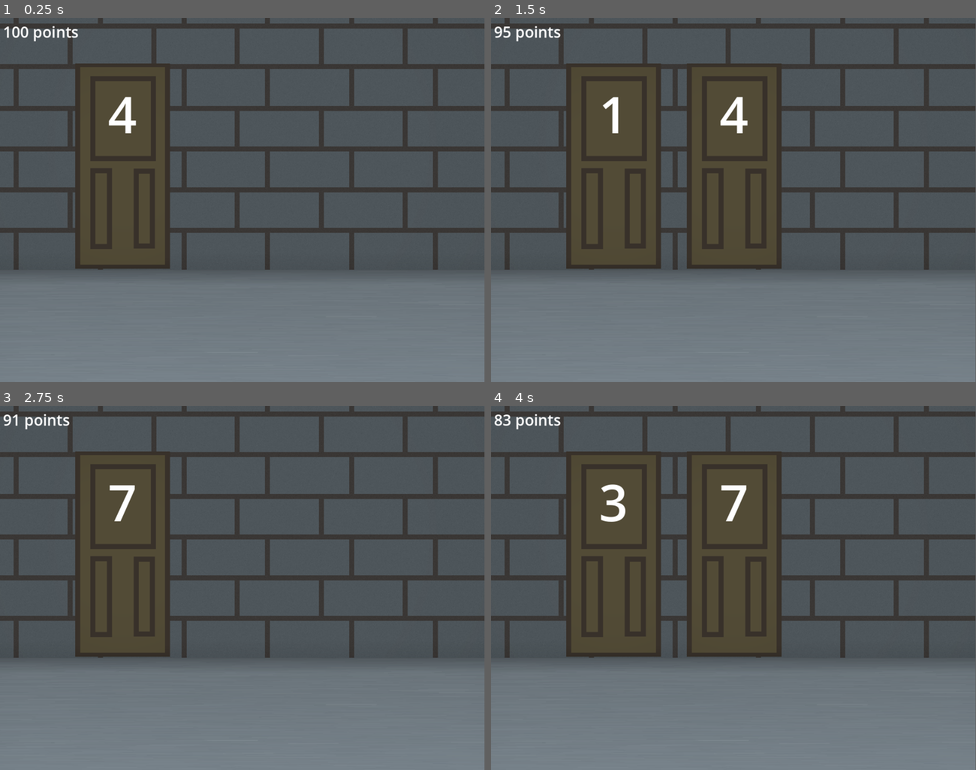
Above: before the commit, frames 1-4 (two rows, left to right).
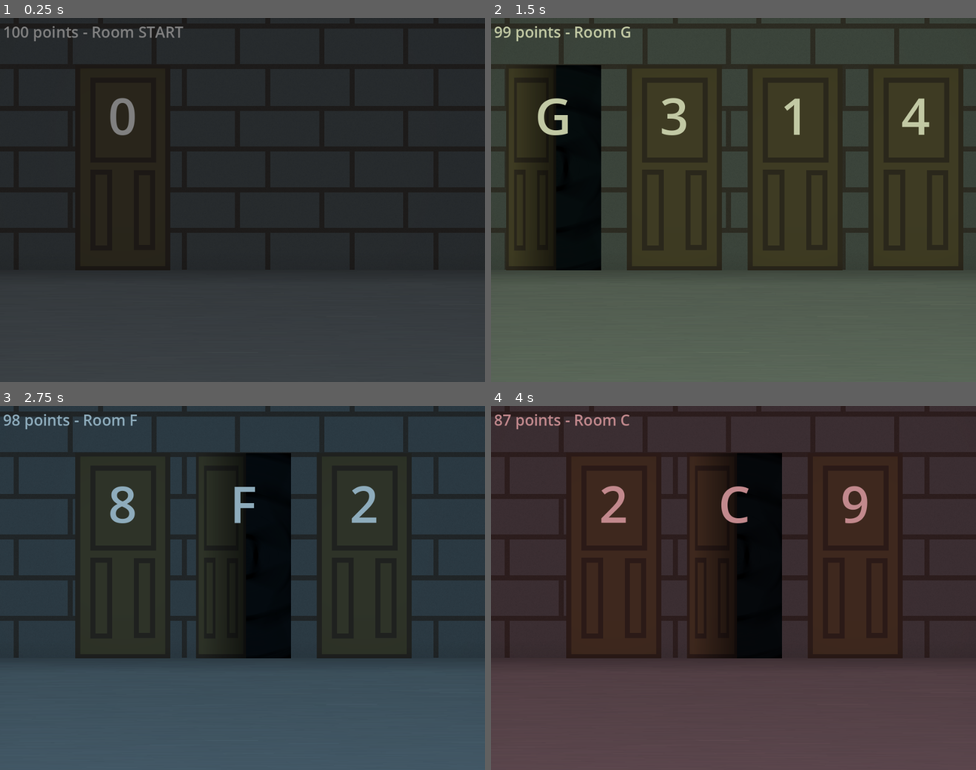
Above: after the commit, the same moments.

Repository: DasParijat/Das-GameJamSpring2025
Game: Godot game, scene res://Game Scenes/game.tscn
The game is run twice, just before and just after one commit, with the same random seed, the same clock (stepped at 60 frames per second) and the same inputs.
Inputs:
- Up to frame 1 (0.25 s): no input
- Up to frame 2 (1.5 s): click "efef" at 0.5 s; click "efef" at 1.25 s
- Up to frame 3 (2.75 s): click "efef" at 2 s
- Up to frame 4 (4 s): click "efef" at 2.75 s; click "efef" at 3.5 s
In our replay, the window is 799x600 before the commit and 800x600 after it. These sizes can differ from the game's own. Grey fills any space a smaller window leaves; there, only what the larger window draws over its background counts as a difference.

The runs differ from the first frame. In frame 1, 99% of the frame differs, in the area x 0-100%, y 0-100%; in frame 2, 79%; in frame 3, 97%; in frame 4, 94%.

Commit message:
Fixing up how room travel works

Diff:
--- a/Classes/room.gd
+++ b/Classes/room.gd
@@ -3,10 +3,10 @@
 
 # {letter = A, orb_found : bool = false, mod_color = Color()}
 var letter_id : String = "START" # START is starting room in game, like the menu
-var mod_color : Color = Color(0, 0, 0)
+var mod_color : Color
 var orb_found : bool = false
 
 func _init(_id : String, _mod_color : Color) -> void:
 	letter_id = _id
-	mod_color = mod_color
+	mod_color = _mod_color
 	orb_found = false
--- a/Game Scenes/door.gd
+++ b/Game Scenes/door.gd
@@ -14,7 +14,7 @@
 		cost.text = str(door.cost)
 	else:
 		texture.texture = preload("uid://7gfggwe3vnl2")
-		cost.text = ""
+		cost.text = door.room2.letter_id
 
 func _on_pressed() -> void:
 	if door.is_locked:
@@ -22,10 +22,8 @@
 			door.is_locked = false
 			GRH.points -= door.cost
 			texture.texture = preload("uid://7gfggwe3vnl2")
-			cost.text = ""
+			cost.text = door.room2.letter_id
 		else:
 			return
+
 	GRH.emit_signal("door_entered", door)
-
-func _on_door_entered() -> void:
-	button.disabled = true
--- a/Game Scenes/game.gd
+++ b/Game Scenes/game.gd
@@ -9,8 +9,10 @@
 var cur_room : Room
 var points : int
 
-var rooms_array : Array[Room] = [Room.new("START", Color(0,0,0))] # starting room
+var rooms_array : Array[Room] = [Room.new("START", Color(0.5,0.5,0.5))] # starting room
 var doors_array : Array[Door]
+
+var room_transition : bool = false
 
 var alphabet : Array[String] = [
 	"A", "B", "C", "D", "E", "F", "G", "H", "I", "J", "K", "L", "M",
@@ -37,9 +39,9 @@
 	for i in range(num_of_rooms):
 		rooms_array.append(
 			Room.new(alphabet[i],
-					Color(randi_range(0.2,0.6)
-						,randi_range(0.2,0.6)
-						,randi_range(0.2,0.6)))
+					Color(randf_range(0.5,0.8)
+						,randf_range(0.5,0.8)
+						,randf_range(0.5,0.8)))
 			)
 		#print("added room: ", rooms_array[i + 1].letter_id)
 
@@ -48,6 +50,7 @@
 	# Starting door
 	# NOTE - no other room should connect to starting door besides A
 	doors_array = [Door.new(rooms_array[0], rooms_array[1])] # starting door
+	doors_array[0].cost = 0 # make sure start door is free
 	#Door.new(rooms_array[0], rooms_array[1]).print_door()
 
 	#print("1ST LOOP")
@@ -90,19 +93,35 @@
 	return false
 
 func load_room(room : Room) -> void:
-	points_label.text = (str(GRH.points) + " points")
+	room_transition = true
+	points_label.text = (str(GRH.points) + " points - Room " + room.letter_id)
+	color_modulate.color = room.mod_color
+
 	# Clear existing doors
 	for child in door_container.get_children():
 		child.queue_free()
 
 	# Find all doors connected to current room
-	print(room.letter_id)
+	#print(room.letter_id)
 	for door in doors_array:
-		if door.room1 == room:
+		if door.check_rooms(room):
 			var door_scene = preload("res://Game Scenes/door.tscn").instantiate()
 			door_scene.door = door
 			door_container.add_child(door_scene)
+	room_transition = false
 
-func _on_door_entered(door) -> void:
-	print("door is opened, game can tell")
-	load_room(door.room2)
+func _on_door_entered(door : Door) -> void:
+	print(door.room1.letter_id, " ", door.room2.letter_id)
+	var next_room : Room
+	if door.room1 == cur_room:
+		next_room = door.room2
+	else:
+		next_room = door.room1
+
+	if cur_room.letter_id == "START":
+		print("removing START")
+		rooms_array.pop_front()
+		doors_array.pop_front()
+
+	cur_room = next_room
+	load_room(next_room)
--- a/Game Scenes/game.tscn
+++ b/Game Scenes/game.tscn
@@ -39,9 +39,9 @@
 anchor_right = 0.5
 anchor_bottom = 1.0
 offset_left = -351.0
-offset_top = -310.0
+offset_top = -307.0
 offset_right = 166.0
-offset_bottom = -279.0
+offset_bottom = -276.0
 grow_horizontal = 2
 grow_vertical = 0
 theme_override_constants/separation = 200
--- a/project.godot
+++ b/project.godot
@@ -23,3 +23,4 @@
 
 window/size/viewport_width=960
 window/size/viewport_height=720
+window/stretch/mode="viewport"
